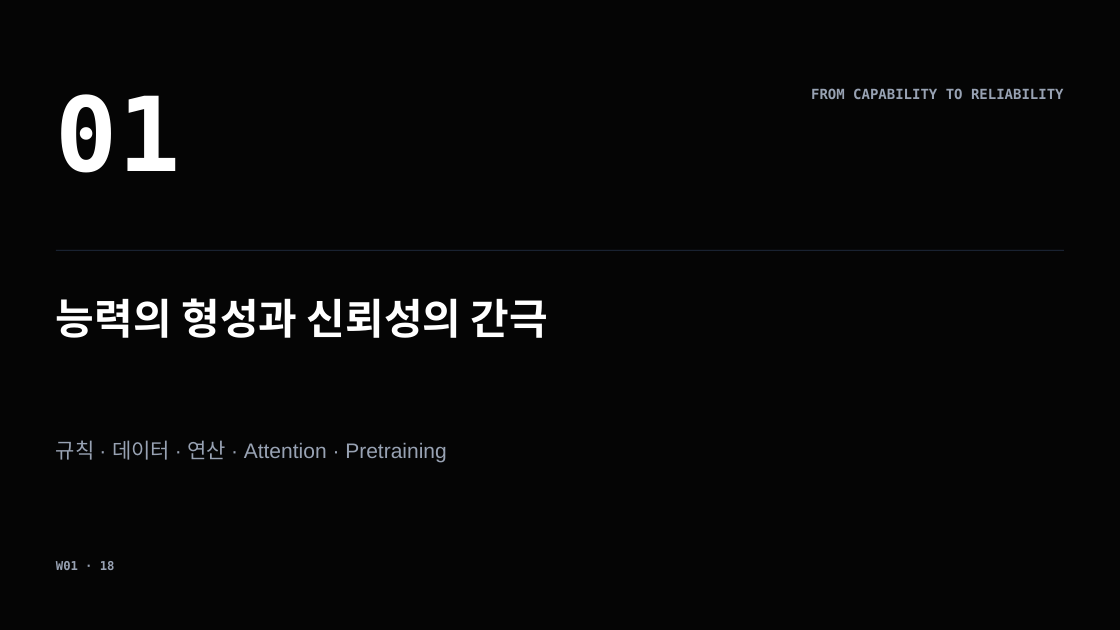
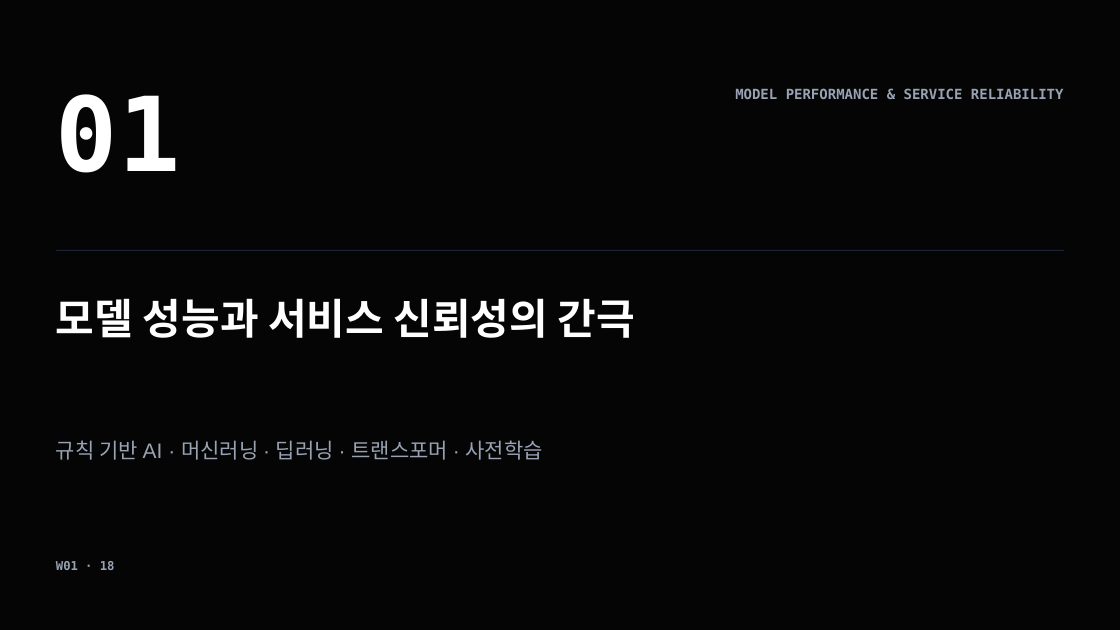
Before and after one commit to smilesjcha/llmops-16week, a slide deck: slide 18 of week01/lecture/01_week1_llmops_kickoff.pptx. Drawn at 1120x630 pixels with LibreOffice and Linux fonts; fonts in the diff are those of the drawing. Boxes give left, top, right and bottom in pixels: in the first picture for what was removed or moved away, otherwise in the second. Text is boxed around its words. In the diff, an @@ line names an element or a change of style, - is before the commit and + after.

```diff
--- a/week01/lecture/01_week1_llmops_kickoff.pptx
+++ b/week01/lecture/01_week1_llmops_kickoff.pptx
@@ text at <box>735,88,1064,99</box>: text changed @@
-FROM CAPABILITY TO RELIABILITY
+MODEL PERFORMANCE & SERVICE RELIABILITY
@@ text at <box>56,298,635,338</box>: text changed @@
-능력의 형성과 신뢰성의 간극
+모델 성능과 서비스 신뢰성의 간극
@@ text at <box>56,440,543,460</box>: text changed @@
-규칙 · 데이터 · 연산 · Attention · Pretraining
+규칙 기반 AI · 머신러닝 · 딥러닝 · 트랜스포머 · 사전학습
```
Also in this commit, not shown: 70 other slides changed, 13 other files.
